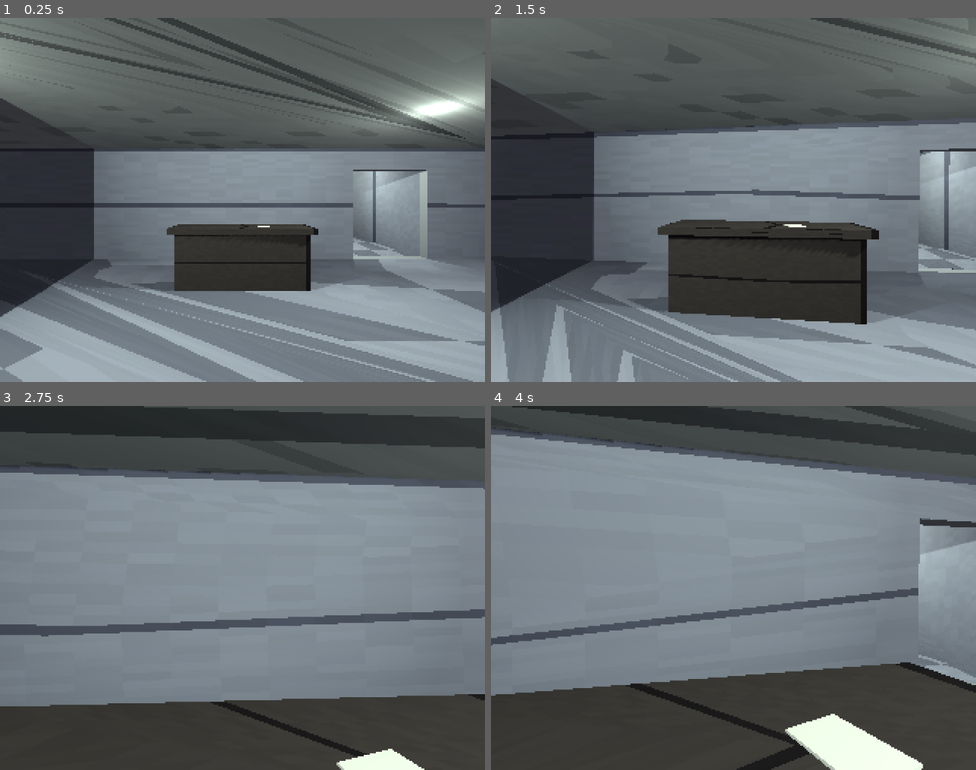
Above: before the commit, frames 1-4 (two rows, left to right).
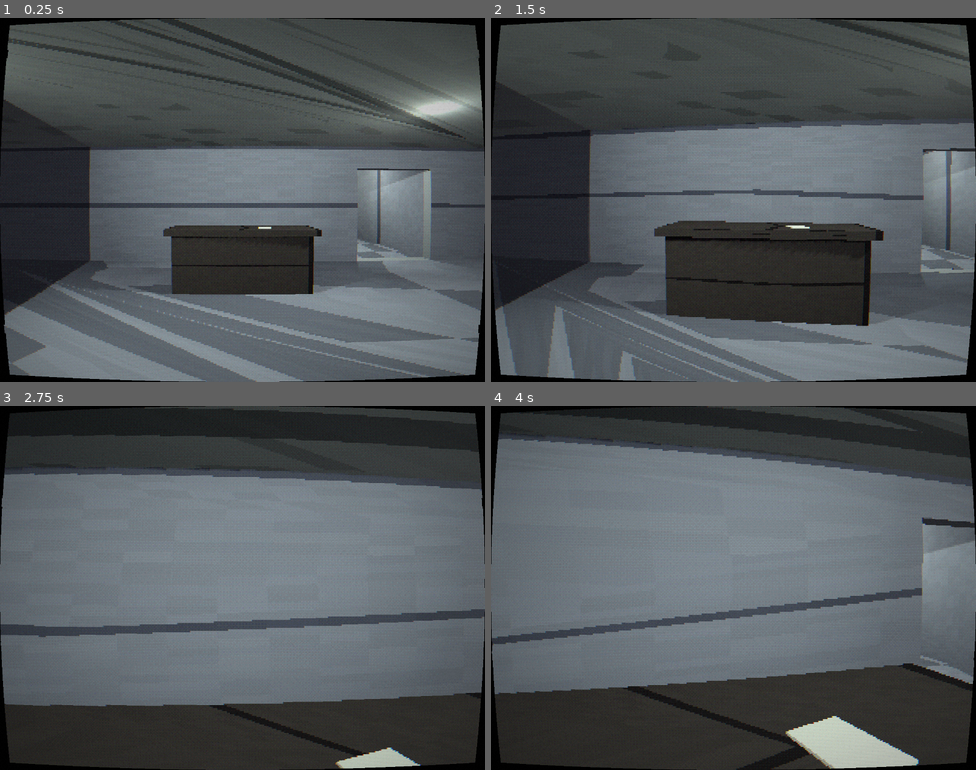
Above: after the commit, the same moments.

Repository: binRick/vacancy
Game: Godot game, scene res://scenes/Main.tscn
The game is run twice, just before and just after one commit, with the same random seed, the same clock (stepped at 60 frames per second) and the same inputs.
Inputs (mouse positions are in pixels of both pictures, inside the frame that each line leads up to):
- Up to frame 1 (0.25 s): no input
- Up to frame 2 (1.5 s): move the mouse to (757, 200) at 0.52 s; hold Ctrl (crouch) 0.53-1.28 s; hold W (move_forward) from 0.53 s (still down); move the mouse to (709, 200) at 1.27 s; tap E (interact) at 1.35 s
- Up to frame 3 (2.75 s): keep holding W (move_forward); move the mouse to (252, 580) at 2.02 s; hold Shift (walk_slow) from 2.03 s (still down)
- Up to frame 4 (4 s): keep holding W (move_forward); move the mouse to (728, 595) at 2.77 s; release Shift (walk_slow) at 2.78 s; tap Ctrl (crouch) at 2.85 s; move the mouse to (767, 591) at 3.52 s; hold E (interact) from 3.53 s (still down)

The runs differ from the first frame. In frame 1, 43% of the frame differs, in the area x 0-100%, y 0-100%; in frame 2, 37%; in frame 3, 32%; in frame 4, 36%.

Commit message:
Step 6: post-process stack (dither + VHS/CRT), intensity wired to depth
- post_dither.gdshader: Bayer 4x4 ordered dithering with bit-depth crunch
  (default 32 levels = PSX 15-bit), applied at internal 320x240 via a
  second SubViewport pass
- post_vhs_crt.gdshader: barrel distortion with curved black corners,
  sparse tracking jitter, occasional vertical roll, chromatic aberration,
  scanlines matched to internal lines, tape noise, depth-driven
  desaturation, vignette — all scaled by an `intensity` uniform
- main.gd chains the passes (world -> dither -> VHS upscale; UI crisp on
  top) and raises intensity 0.18 + 0.08/depth on GameState.depth_changed
- --depth=N dev flag to preview deep-floor degradation; --screenshot now
  saves both the final composite and the raw internal render

Co-Authored-By: Claude Fable 5 <noreply@anthropic.com>

Diff:
--- a/scenes/Main.tscn
+++ b/scenes/Main.tscn
@@ -1,8 +1,21 @@
-[gd_scene load_steps=5 format=3]
+[gd_scene load_steps=9 format=3]
 
 [ext_resource type="Script" path="res://scripts/main.gd" id="1_main"]
 [ext_resource type="PackedScene" path="res://scenes/Player.tscn" id="2_player"]
 [ext_resource type="PackedScene" path="res://scenes/floors/Floor_Lobby.tscn" id="3_lobby"]
+[ext_resource type="Shader" path="res://shaders/post_dither.gdshader" id="4_dither"]
+[ext_resource type="Shader" path="res://shaders/post_vhs_crt.gdshader" id="5_vhs"]
+
+[sub_resource type="ShaderMaterial" id="Material_dither"]
+shader = ExtResource("4_dither")
+shader_parameter/color_levels = 32
+shader_parameter/dither_strength = 1.0
+
+[sub_resource type="ShaderMaterial" id="Material_vhs"]
+shader = ExtResource("5_vhs")
+shader_parameter/intensity = 0.18
+shader_parameter/scanline_strength = 0.3
+shader_parameter/barrel = 0.05
 
 [sub_resource type="Environment" id="Environment_main"]
 background_mode = 1
@@ -29,8 +42,18 @@
 [node name="Player" parent="SubViewport/World" instance=ExtResource("2_player")]
 transform = Transform3D(1, 0, 0, 0, 1, 0, 0, 0, 1, 0, 0.1, 3)
 
+[node name="DitherViewport" type="SubViewport" parent="."]
+size = Vector2i(320, 240)
+render_target_update_mode = 4
+
+[node name="DitherRect" type="TextureRect" parent="DitherViewport"]
+material = SubResource("Material_dither")
+offset_right = 320.0
+offset_bottom = 240.0
+
 [node name="Screen" type="TextureRect" parent="."]
 texture_filter = 1
+material = SubResource("Material_vhs")
 anchors_preset = 15
 anchor_right = 1.0
 anchor_bottom = 1.0
--- a/scripts/main.gd
+++ b/scripts/main.gd
@@ -4,6 +4,8 @@
 ## (interact prompt, captions, note overlay).
 
 @onready var sub_viewport: SubViewport = $SubViewport
+@onready var dither_viewport: SubViewport = $DitherViewport
+@onready var dither_rect: TextureRect = $DitherViewport/DitherRect
 @onready var screen: TextureRect = $Screen
 @onready var prompt_label: Label = $UI/InteractPrompt
 @onready var caption_label: Label = $UI/Caption
@@ -18,10 +20,14 @@
 	# Main stays live while the tree pauses (note overlay needs input);
 	# the SubViewport subtree is explicitly PAUSABLE in the scene.
 	process_mode = Node.PROCESS_MODE_ALWAYS
-	screen.texture = sub_viewport.get_texture()
+	# Post chain (SPEC §7): 3D world (320x240) -> dither pass at internal
+	# res -> VHS/CRT shader on the upscaled image. UI draws crisp above.
+	dither_rect.texture = sub_viewport.get_texture()
+	screen.texture = dither_viewport.get_texture()
 	player.interact_target_changed.connect(_on_interact_target_changed)
 	GameState.caption_shown.connect(_on_caption_shown)
 	GameState.note_opened.connect(_on_note_opened)
+	GameState.depth_changed.connect(_on_depth_changed)
 	for arg in OS.get_cmdline_user_args():
 		if arg.begins_with("--screenshot="):
 			_capture_and_quit(arg.trim_prefix("--screenshot="))
@@ -30,6 +36,9 @@
 			if p.size() == 3:
 				player.global_position = Vector3(p[0].to_float(), 0.1, p[1].to_float())
 				player.rotation_degrees.y = p[2].to_float()
+		elif arg.begins_with("--depth="):  # dev: pretend we already descended N times
+			GameState.descent_depth = arg.trim_prefix("--depth=").to_int()
+			GameState.depth_changed.emit(GameState.descent_depth)
 		elif arg == "--selftest":
 			_run_selftest()
 
@@ -51,6 +60,12 @@
 	var prompt: String = target.prompt_text if "prompt_text" in target else "Interact"
 	prompt_label.text = "[E] %s" % prompt
 	prompt_label.show()
+
+
+## The VHS degrades as the building does (SPEC §7).
+func _on_depth_changed(depth: int) -> void:
+	var mat: ShaderMaterial = screen.material
+	mat.set_shader_parameter("intensity", clampf(0.18 + 0.08 * depth, 0.0, 1.0))
 
 
 func _on_caption_shown(text: String) -> void:
@@ -75,12 +90,14 @@
 	Telemetry.event("note_closed")
 
 
-## Dev helper: dump one frame of the internal 320x240 render to a PNG and exit.
+## Dev helper: dump the final post-processed window to <path> and the raw
+## internal 320x240 render to <path>_raw.png, then exit.
 func _capture_and_quit(path: String) -> void:
 	await get_tree().create_timer(1.0).timeout
-	var err := sub_viewport.get_texture().get_image().save_png(path)
+	var err := get_viewport().get_texture().get_image().save_png(path)
 	if err != OK:
 		push_error("screenshot failed: %s" % error_string(err))
+	sub_viewport.get_texture().get_image().save_png(path.replace(".png", "_raw.png"))
 	get_tree().quit()
 
 
--- /dev/null
+++ b/shaders/post_dither.gdshader
@@ -0,0 +1,22 @@
+shader_type canvas_item;
+// Ordered (Bayer 4x4) dithering + bit-depth crunch (SPEC §7).
+// Runs at the internal 320x240 so the dither pattern is screen-pixel sized.
+
+uniform int color_levels : hint_range(2, 64) = 32; // 32 = PSX 15-bit color
+uniform float dither_strength : hint_range(0.0, 2.0) = 1.0;
+
+const mat4 BAYER = mat4(
+		vec4(0.0, 8.0, 2.0, 10.0),
+		vec4(12.0, 4.0, 14.0, 6.0),
+		vec4(3.0, 11.0, 1.0, 9.0),
+		vec4(15.0, 7.0, 13.0, 5.0)) / 16.0;
+
+void fragment() {
+	vec3 col = texture(TEXTURE, UV).rgb;
+	ivec2 px = ivec2(mod(UV / TEXTURE_PIXEL_SIZE, 4.0));
+	float threshold = BAYER[px.x][px.y] - 0.5;
+	float levels = float(color_levels - 1);
+	col += threshold * dither_strength / levels;
+	col = round(col * levels) / levels;
+	COLOR = vec4(col, 1.0);
+}
--- /dev/null
+++ b/shaders/post_vhs_crt.gdshader
@@ -0,0 +1,66 @@
+shader_type canvas_item;
+// VHS/CRT post (SPEC §7): barrel distortion, tracking jitter, occasional
+// vertical roll, chromatic aberration, scanlines, noise, desaturation,
+// vignette. `intensity` is driven upward by descent depth (main.gd).
+
+uniform float intensity : hint_range(0.0, 1.0) = 0.18;
+uniform float scanline_strength : hint_range(0.0, 1.0) = 0.3;
+uniform float barrel : hint_range(0.0, 0.2) = 0.05;
+
+float hash(vec2 p) {
+	return fract(sin(dot(p, vec2(127.1, 311.7))) * 43758.5453);
+}
+
+void fragment() {
+	vec2 uv = UV;
+	float t = TIME;
+
+	// Barrel distortion, zero net zoom at mid-radius; corners curve outward.
+	vec2 c = uv - 0.5;
+	float r2 = dot(c, c);
+	uv = 0.5 + c * (1.0 + barrel * (r2 - 0.25) * 4.0);
+
+	// Occasional vertical roll: the picture briefly loses tracking.
+	float win = floor(t * 0.4);
+	float ph = fract(t * 0.4);
+	if (hash(vec2(win, 3.37)) > 0.96) {
+		uv.y = fract(uv.y - exp(-ph * 6.0) * 0.2 * (0.3 + intensity));
+	}
+
+	// Sparse horizontal tracking jitter on coarse bands.
+	float frame = floor(t * 24.0);
+	float band = floor(uv.y * 40.0);
+	if (hash(vec2(frame, band)) > 1.0 - 0.2 * intensity) {
+		uv.x += (hash(vec2(band, frame)) - 0.5) * 0.008;
+	}
+
+	// Chromatic aberration, worse toward the edges and with depth.
+	float ab = (0.0006 + 0.0035 * intensity) * (0.5 + r2 * 2.0);
+	vec3 col = vec3(
+			texture(TEXTURE, uv + vec2(ab, 0.0)).r,
+			texture(TEXTURE, uv).g,
+			texture(TEXTURE, uv - vec2(ab, 0.0)).b);
+
+	// Outside the curved tube there is nothing.
+	if (uv.x < 0.0 || uv.x > 1.0 || uv.y < 0.0 || uv.y > 1.0) {
+		col = vec3(0.0);
+	}
+
+	// Scanlines matched to the internal line count.
+	float lines = 1.0 / TEXTURE_PIXEL_SIZE.y;
+	float scan = 0.5 + 0.5 * cos(uv.y * lines * TAU);
+	col *= 1.0 - scanline_strength * (0.4 + 0.6 * intensity) * scan;
+
+	// Tape noise.
+	col += (hash(uv * vec2(320.0, 240.0) + vec2(fract(t) * 61.7, 0.0)) - 0.5)
+			* (0.03 + 0.1 * intensity);
+
+	// The deeper you go, the less color survives.
+	float grey = dot(col, vec3(0.299, 0.587, 0.114));
+	col = mix(col, vec3(grey), 0.25 * intensity);
+
+	// Vignette.
+	col *= 1.0 - r2 * (0.5 + 0.9 * intensity);
+
+	COLOR = vec4(col, 1.0);
+}
Not shown, added: shaders/post_dither.gdshader.uid
Not shown, added: shaders/post_vhs_crt.gdshader.uid
